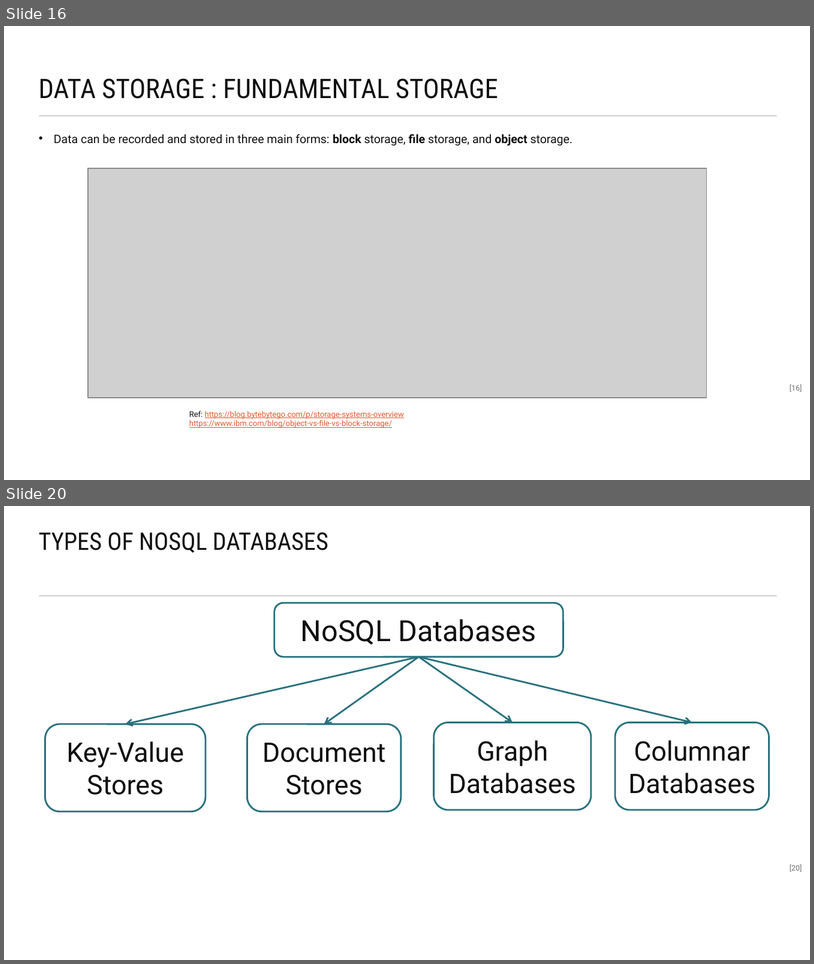
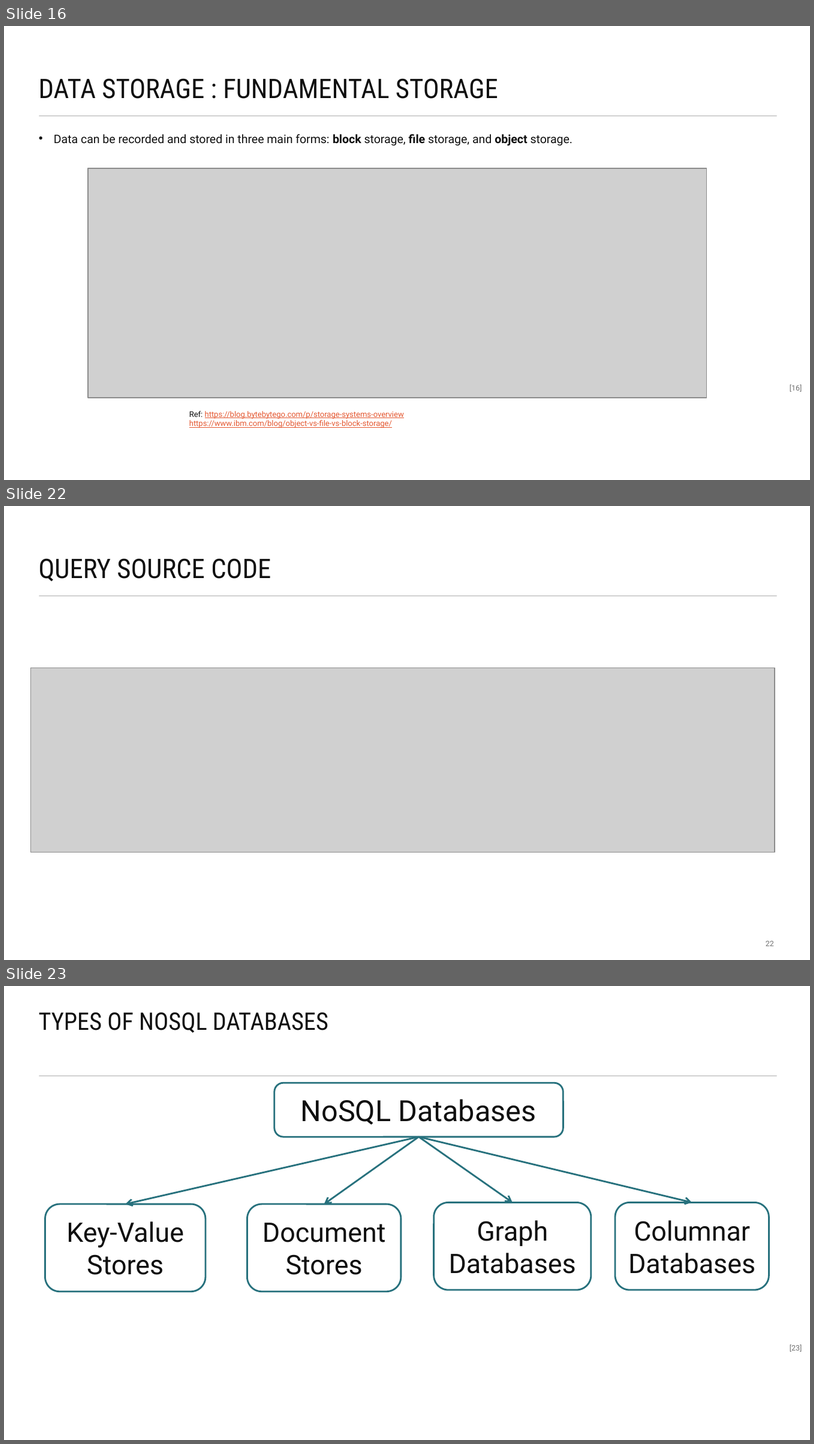
Before and after one commit to maelstromdat/MediTechBigData, a slide deck: 6. Big Data Architecture.pptx. Shown one above the other, each under a label of ours: slides 16 and 20 before the commit, slides 16, 22 and 23 after it; the slides between them are not shown. The pictures are 814x964 and 814x1444 pixels, drawn with LibreOffice and Linux fonts; fonts in the diff are those of the drawing; grey boxes stand for pictures. Boxes give left, top, right and bottom in pixels: in the first picture for what was removed or moved away, otherwise in the second. Text is boxed around its words. In the diff, an @@ line names an element or a change of style, - is before the commit and + after.

```diff
--- a/6. Big Data Architecture.pptx
+++ b/6. Big Data Architecture.pptx
@@ slide 22 added at (x1=4, y1=506, x2=810, y2=960), background #FFFFFF; not listed: 1 template element that a slide beside it also shows @@
@@ title added at (x1=39, y1=558, x2=271, y2=581), 24 pt, text #0F0F0F @@
+QUERY SOURCE CODE
@@ picture added at (x1=30, y1=668, x2=775, y2=852) @@
@@ page number added at (x1=766, y1=940, x2=774, y2=946), 6.8 pt, text #0F0F0F at 60% opacity @@
+22
@@ what was slide 20 is now slide 23 @@
@@ page number at (x1=790, y1=1344, x2=803, y2=1351): text changed @@
-[20]
+[23]
```
Also in this commit, not shown: 3 slides changed, 2 other slides added.
